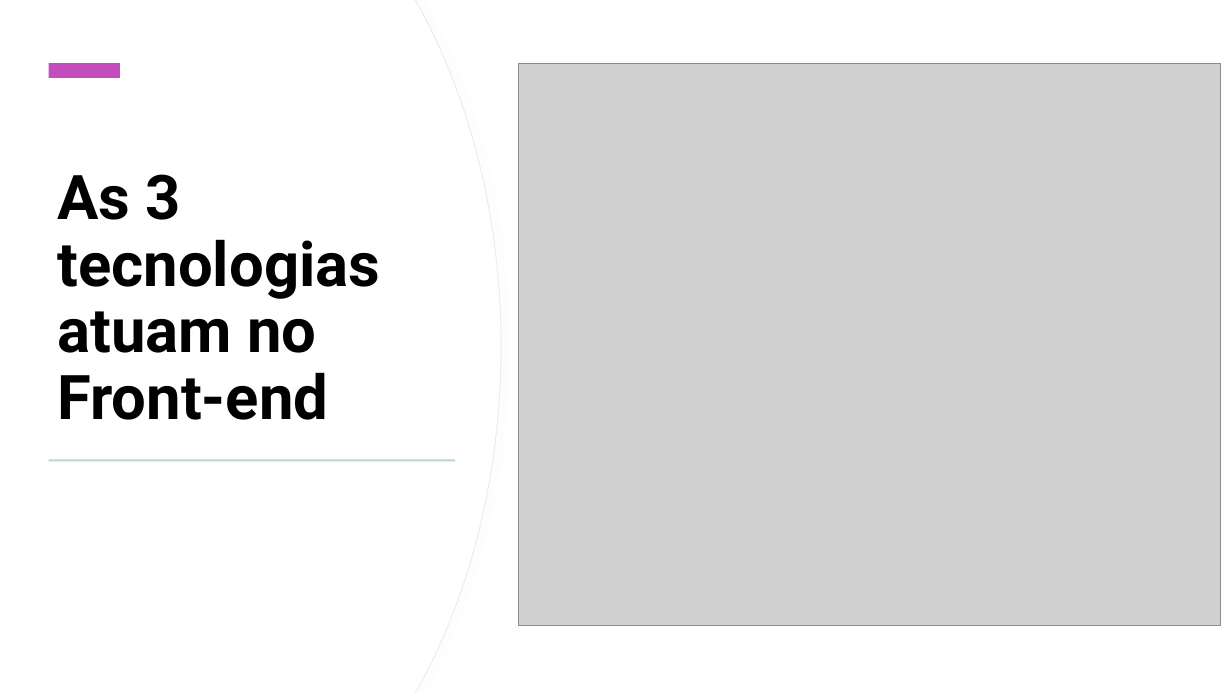
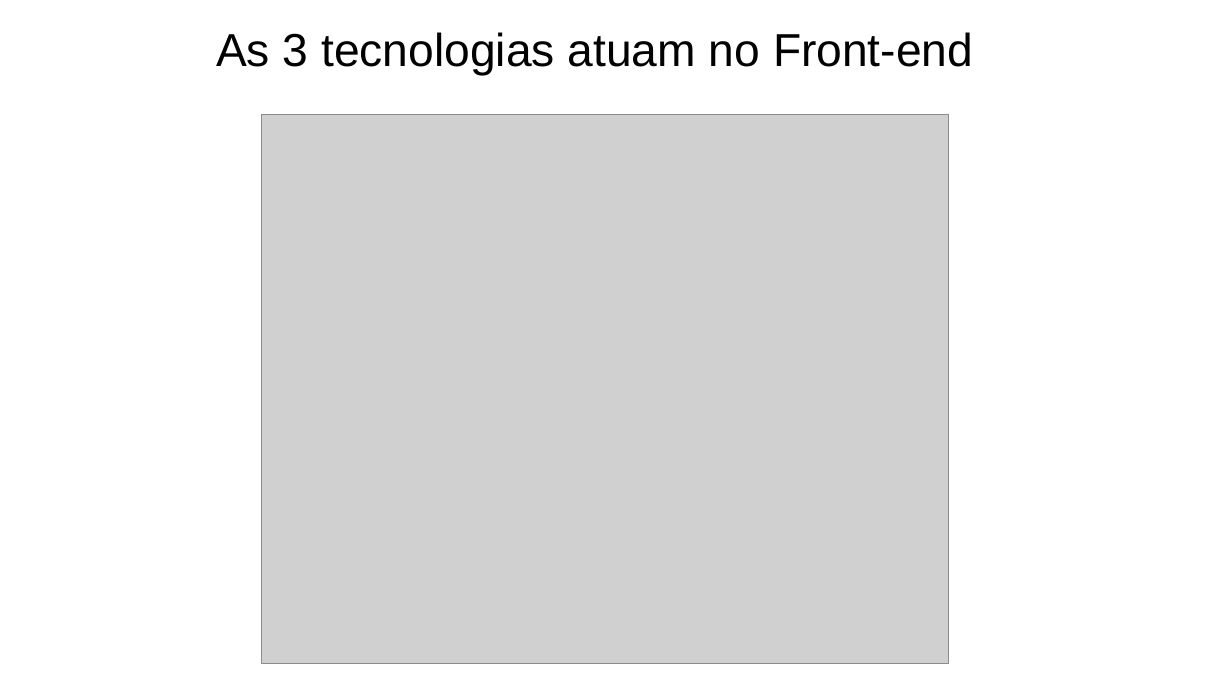
Before and after one commit to George-Luis-Costa/Introducao_Web_Mobile, a slide deck: slide 11 of Introdução_Web_Mobile_ok.pptx (slide 7 before the commit). Drawn at 1232x693 pixels with LibreOffice and Linux fonts; fonts in the diff are those of the drawing; grey boxes stand for pictures. Boxes give left, top, right and bottom in pixels: in the first picture for what was removed or moved away, otherwise in the second. Text is boxed around its words. In the diff, an @@ line names an element or a change of style, - is before the commit and + after.

```diff
--- a/Introdução_Web_Mobile_ok.pptx
+++ b/Introdução_Web_Mobile_ok.pptx
@@ rectangle removed at [0,0,1232,693] @@
@@ freeform shape removed at [0,0,501,693] @@
@@ freeform shape removed at [0,0,500,693] @@
@@ title "As 3 tecnologias atuam no ...": place and size @@
-title "As 3 tecnologias atuam no ..." at [58,174,381,420]
+title "As 3 tecnologias atuam no ..." at [216,32,973,76]
@@ title "As 3 tecnologias atuam no ..." at [216,32,973,76]: size 48 to 36 pt, font Roboto to Arial, bold off @@
@@ rectangle removed at [49,63,120,78] @@
@@ picture: place and size @@
-picture at [518,64,1222,626]
+picture at [262,115,948,664]
@@ rectangle removed at [49,459,456,461] @@
```
Also in this commit, not shown: 9 other slides changed, 5 slides added.
